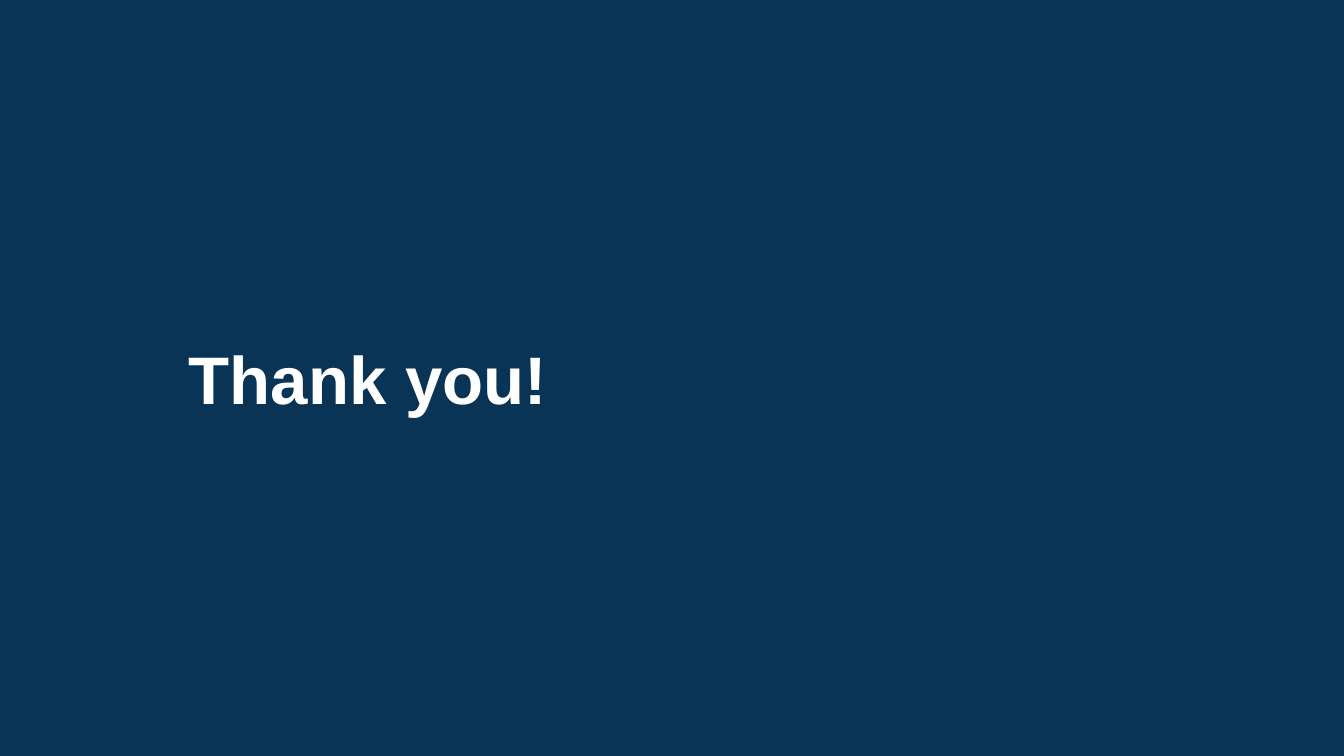
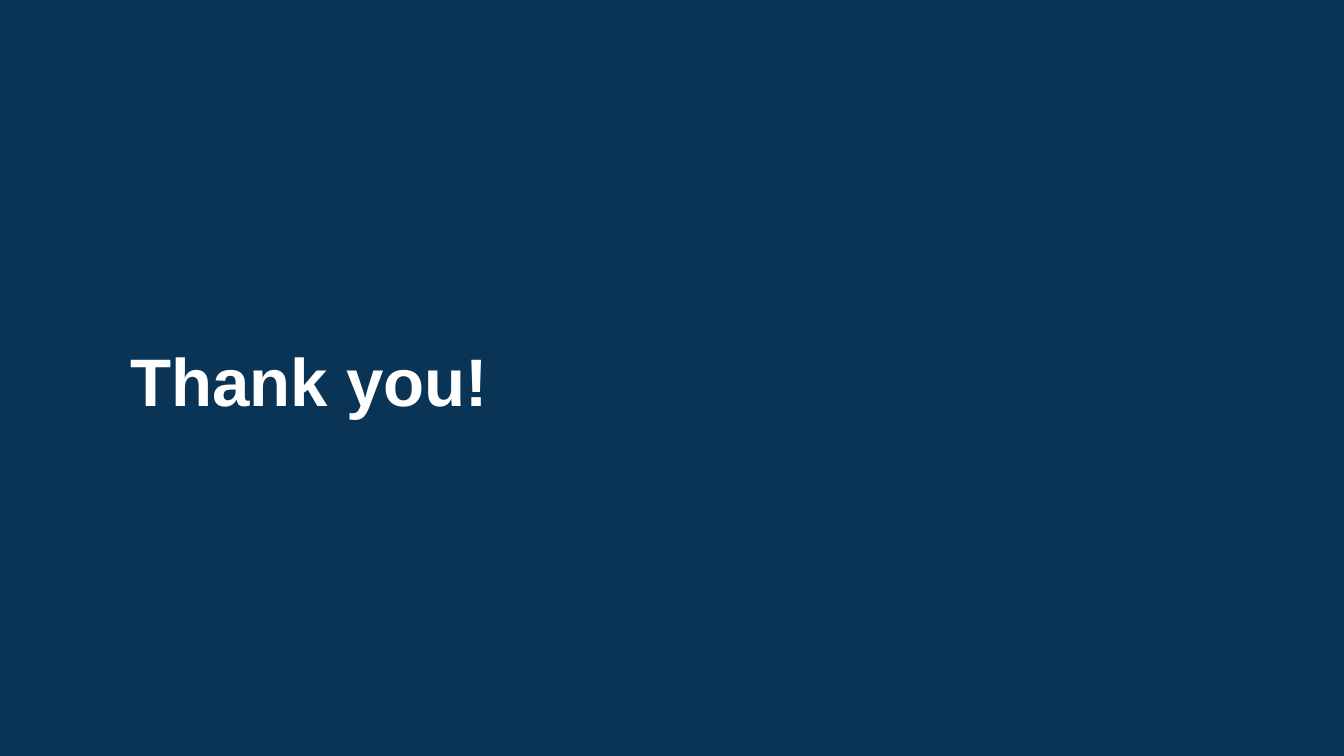
Before and after one commit to ohamed/ML-Training, a slide deck: slide 16 of pptx/03 Pandas.pptx. Drawn at 1344x756 pixels with LibreOffice and Linux fonts; fonts in the diff are those of the drawing; background and template pictures are left out. Boxes give left, top, right and bottom in pixels: in the first picture for what was removed or moved away, otherwise in the second. Text is boxed around its words. In the diff, an @@ line names an element or a change of style, - is before the commit and + after.

Commit message:
THX slide

```diff
--- a/pptx/03 Pandas.pptx
+++ b/pptx/03 Pandas.pptx
@@ text "Thank you!": place and size @@
-text "Thank you!" at box(189, 355, 547, 417)
+text "Thank you!" at box(130, 357, 488, 419)
@@ text "Thank you!" at box(130, 357, 488, 419): indent changed; line spacing 1 to 1.15; vertical alignment middle to top @@
```
